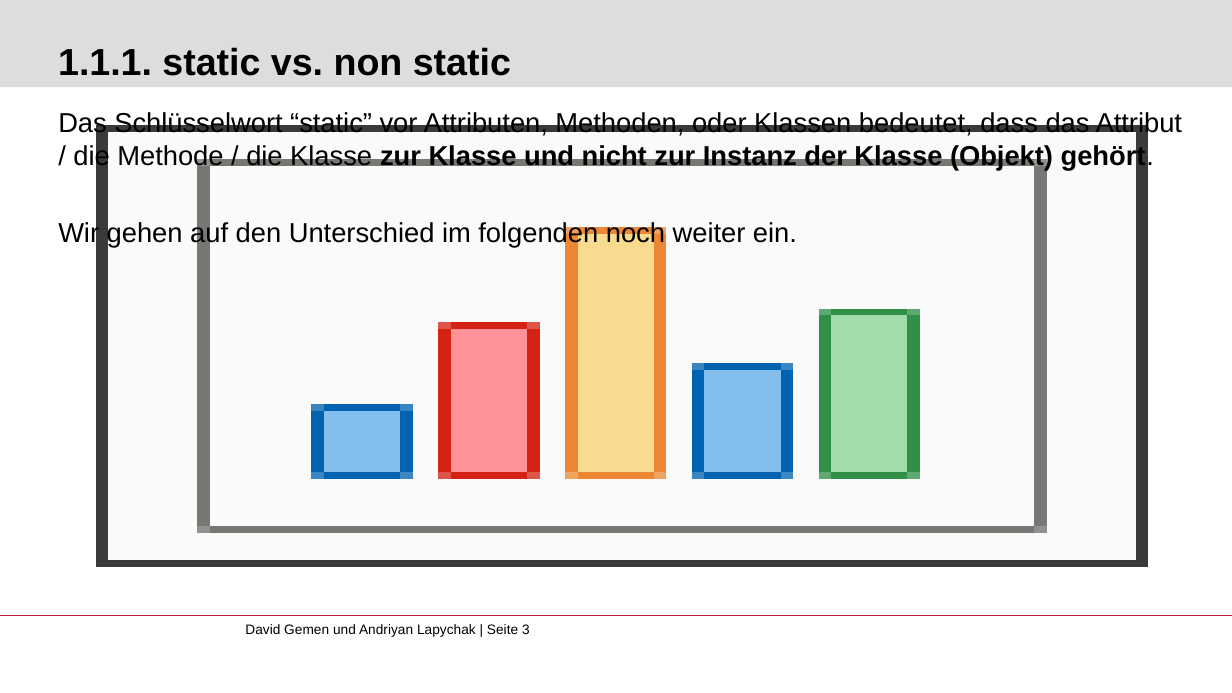
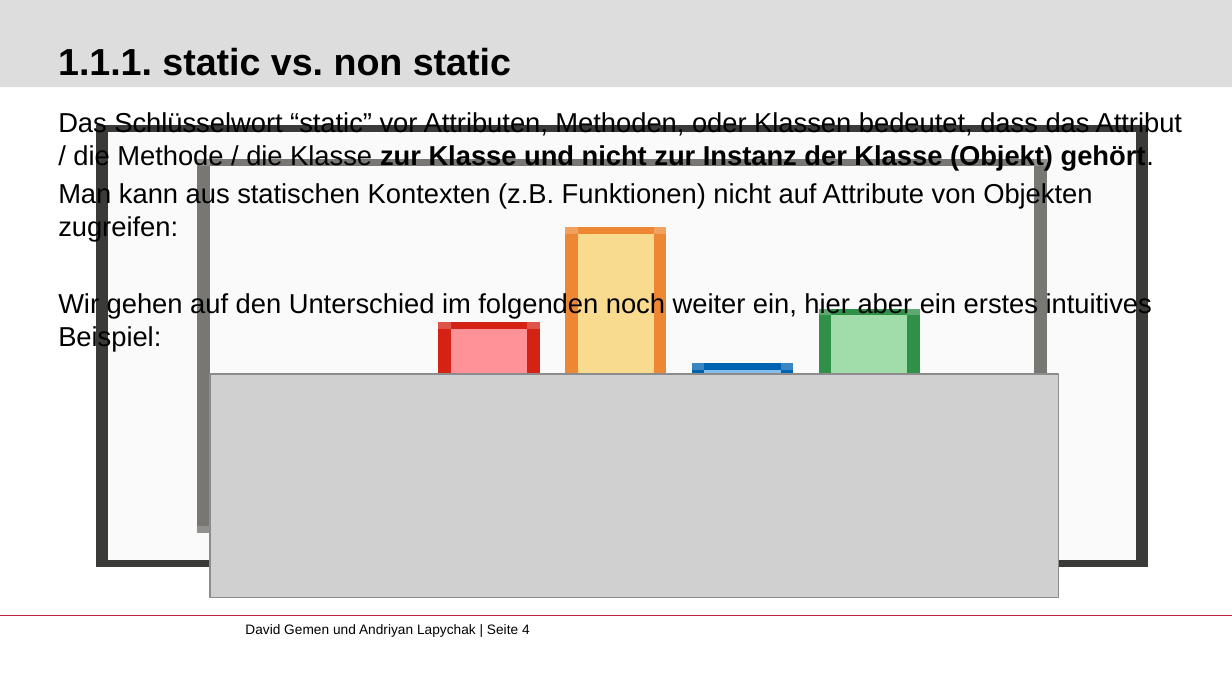
Before and after one commit to gemdav/Programmieren-1-Tutorium, a slide deck: slide 4 of slides/05_object_orientation.pptx (slide 3 before the commit). Drawn at 1232x693 pixels with LibreOffice and Linux fonts; fonts in the diff are those of the drawing; grey boxes stand for pictures; background and template pictures are left out. Boxes give left, top, right and bottom in pixels: in the first picture for what was removed or moved away, otherwise in the second. Text is boxed around its words. In the diff, an @@ line names an element or a change of style, - is before the commit and + after.

```diff
--- a/slides/05_object_orientation.pptx
+++ b/slides/05_object_orientation.pptx
@@ text at (x1=58, y1=182, x2=1152, y2=351): text changed @@
-Wir gehen auf den Unterschied im folgenden noch weiter ein.
+Man kann aus statischen Kontexten (z.B. Funktionen) nicht auf Attribute von Objekten zugreifen:
+Wir gehen auf den Unterschied im folgenden noch weiter ein, hier aber ein erstes intuitives Beispiel:
@@ picture added at (x1=211, y1=375, x2=1060, y2=598) @@
@@ text at (x1=245, y1=624, x2=530, y2=637): text changed @@
-David Gemen und Andriyan Lapychak | Seite 3
+David Gemen und Andriyan Lapychak | Seite 4
```
Also in this commit, not shown: 6 other slides changed, 1 slide added, 2 other files.
